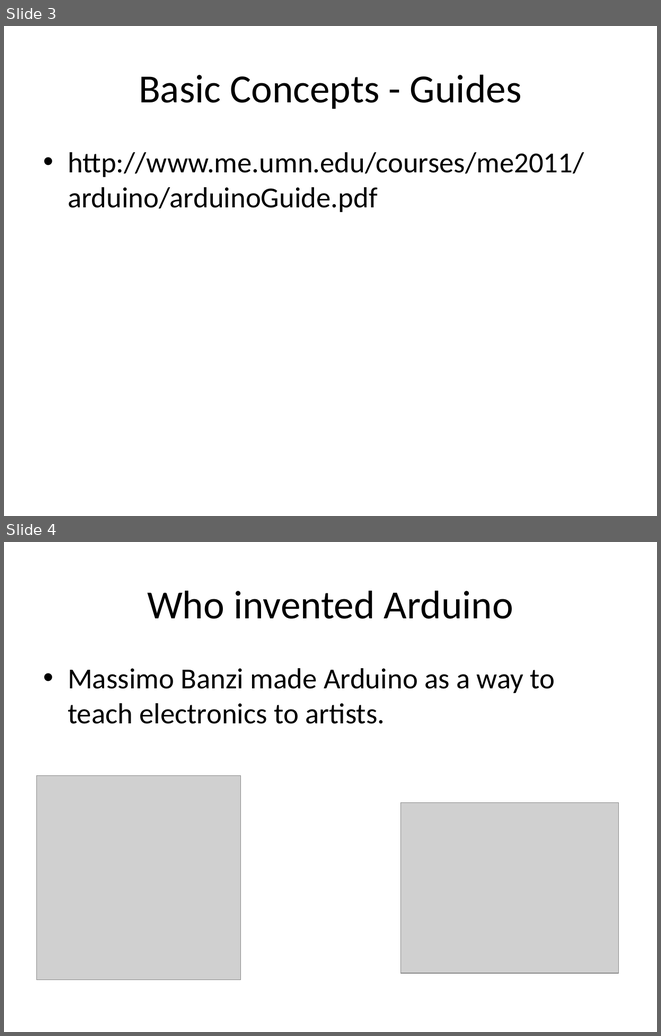
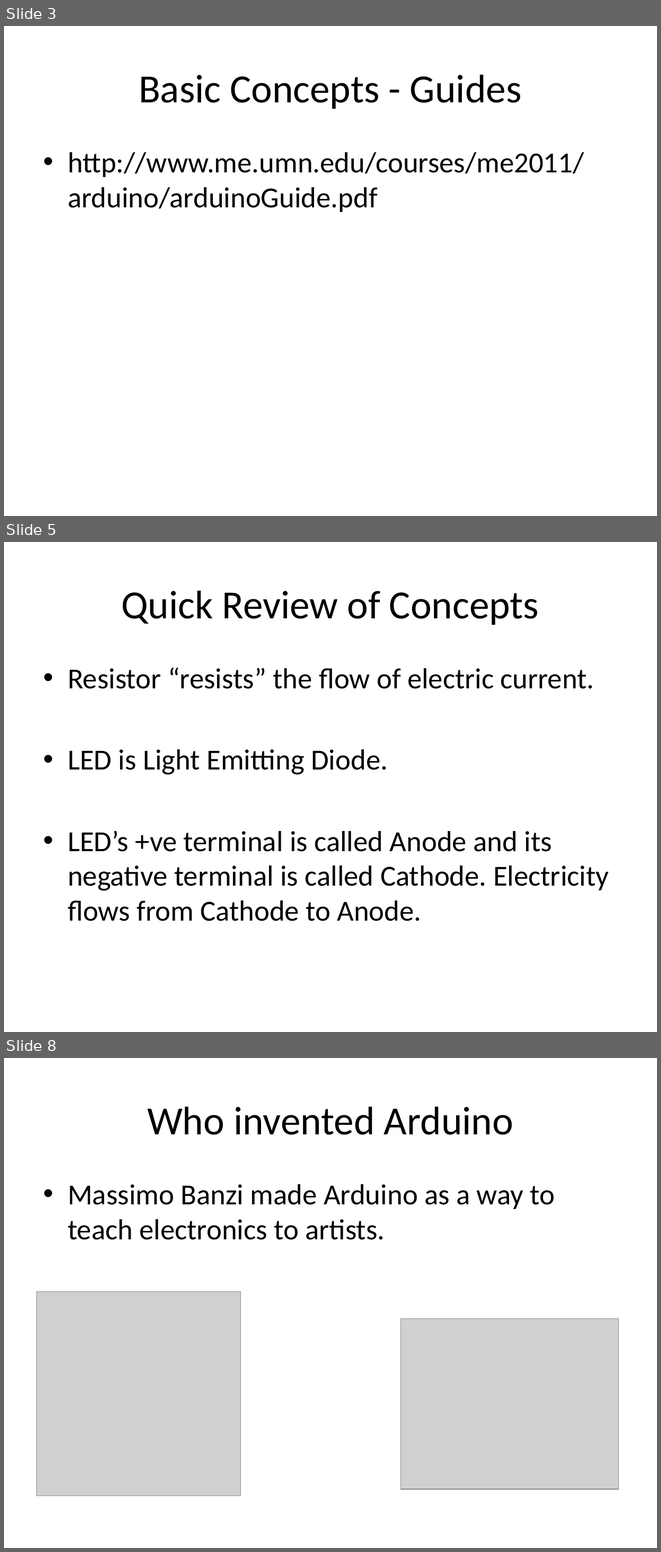
Before and after one commit to andaluri/ArduinoWorkshop1, a slide deck: ArduinoWorkshop1.pptx. Shown one above the other, each under a label of ours: slides 3 and 4 before the commit, slides 3, 5 and 8 after it; the slides between them are not shown. The pictures are 661x1036 and 661x1552 pixels, drawn with LibreOffice and Linux fonts; fonts in the diff are those of the drawing; grey boxes stand for pictures. Boxes give left, top, right and bottom in pixels: in the first picture for what was removed or moved away, otherwise in the second. Text is boxed around its words. In the diff, an @@ line names an element or a change of style, - is before the commit and + after.

```diff
--- a/ArduinoWorkshop1.pptx
+++ b/ArduinoWorkshop1.pptx
@@ slide 5 added at box(4, 542, 657, 1032), background #FFFFFF @@
@@ title added at box(121, 590, 539, 625), 44 pt, text #000000 @@
+Quick Review of Concepts
@@ text added at box(68, 667, 609, 921), 32 pt, text #000000 @@
+• Resistor “resists” the flow of electric current.
+• LED is Light Emitting Diode.
+• LED’s +ve terminal is called Anode and its negative terminal is called Cathode. Electricity flows from Cathode to Anode.
@@ what was slide 4 is now slide 8 @@
```
Also in this commit, not shown: 1 slide changed, 3 other slides added.
